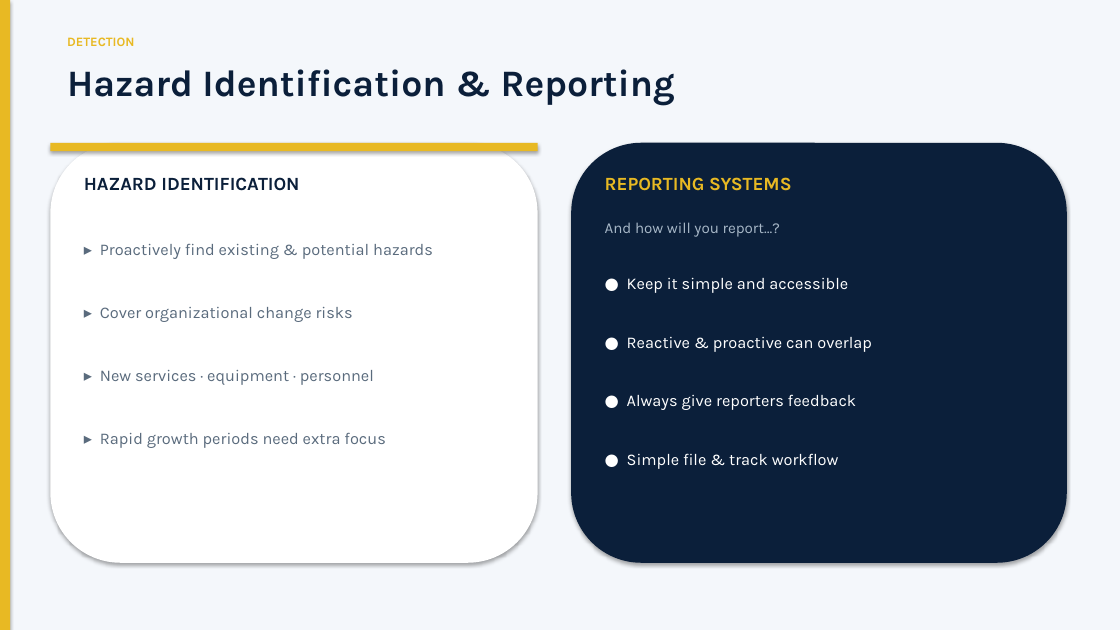
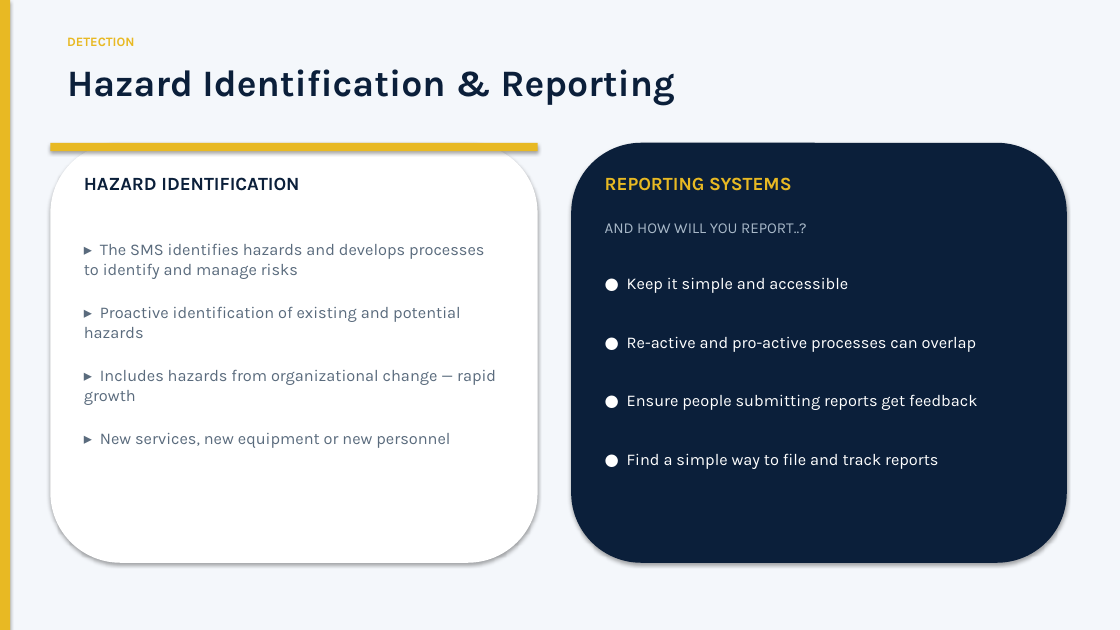
Before and after one commit to silly-beep/silly-beep, a slide deck: slide 12 of SMS_Management_Briefing.pptx. Drawn at 1120x630 pixels with LibreOffice and Linux fonts; fonts in the diff are those of the drawing. Boxes give left, top, right and bottom in pixels: in the first picture for what was removed or moved away, otherwise in the second. Text is boxed around its words. In the diff, an @@ line names an element or a change of style, - is before the commit and + after.

```diff
--- a/SMS_Management_Briefing.pptx
+++ b/SMS_Management_Briefing.pptx
@@ text at (x1=605, y1=223, x2=807, y2=233): text changed @@
-And how will you report…?
+AND HOW WILL YOU REPORT..?
@@ text at (x1=84, y1=244, x2=484, y2=279): text changed @@
-▸ Proactively find existing & potential hazards
+▸ The SMS identifies hazards and develops processes to identify and manage risks
@@ text at (x1=84, y1=307, x2=461, y2=338): text changed @@
-▸ Cover organizational change risks
+▸ Proactive identification of existing and potential hazards
@@ text at (x1=627, y1=336, x2=977, y2=352): text changed @@
-● Reactive & proactive can overlap
+● Re-active and pro-active processes can overlap
@@ text at (x1=84, y1=370, x2=496, y2=405): text changed @@
-▸ New services · equipment · personnel
+▸ Includes hazards from organizational change — rapid growth
@@ text at (x1=627, y1=394, x2=977, y2=410): text changed @@
-● Always give reporters feedback
+● Ensure people submitting reports get feedback
@@ text at (x1=100, y1=433, x2=450, y2=448): text changed @@
-▸ Rapid growth periods need extra focus
+▸ New services, new equipment or new personnel
@@ text at (x1=627, y1=453, x2=938, y2=469): text changed @@
-● Simple file & track workflow
+● Find a simple way to file and track reports
```
Also in this commit, not shown: 15 other slides changed, 1 other file.
